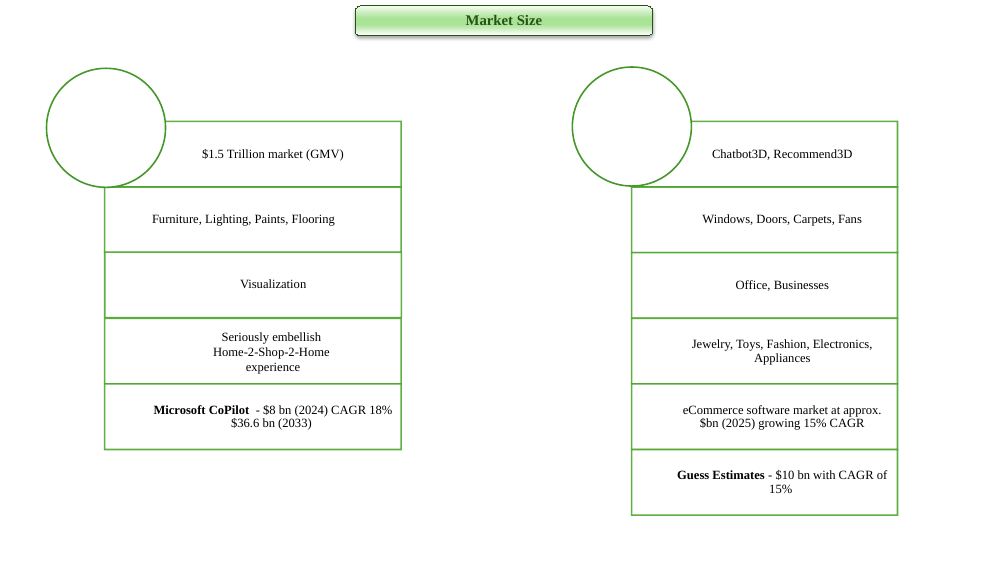
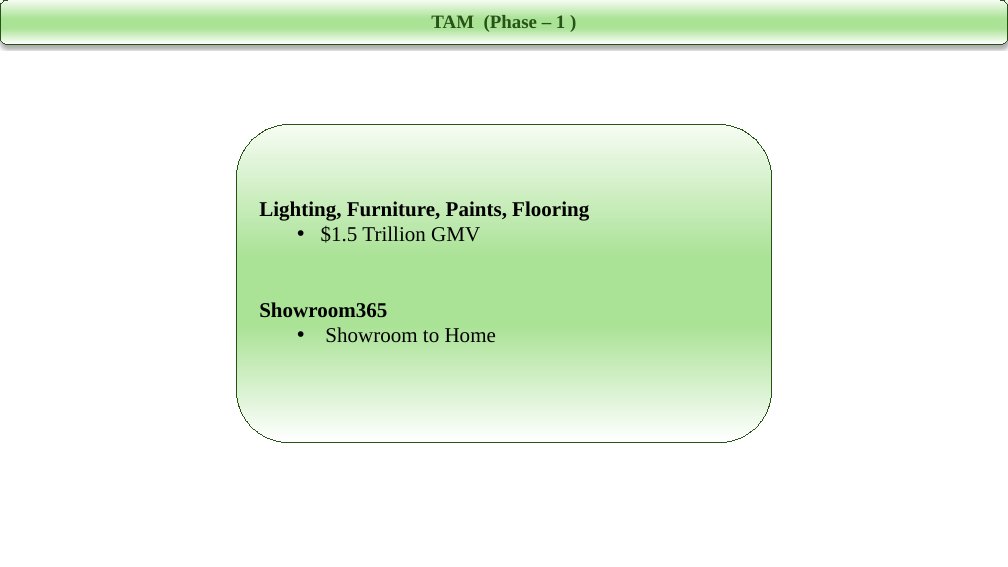
Before and after one commit to rktumuluri63/VC_RK_Investment, a slide deck: slide 5 of Agenda/Girish_Rishi_VisCommerce.pptx (slide 6 before the commit). Drawn at 1008x567 pixels with LibreOffice and Linux fonts; fonts in the diff are those of the drawing. Boxes give left, top, right and bottom in pixels: in the first picture for what was removed or moved away, otherwise in the second. Text is boxed around its words. In the diff, an @@ line names an element or a change of style, - is before the commit and + after.

```diff
--- a/Agenda/Girish_Rishi_VisCommerce.pptx
+++ b/Agenda/Girish_Rishi_VisCommerce.pptx
@@ rounded rectangle "TAM (Phase – 1 )": place and size @@
-rounded rectangle "TAM (Phase – 1 )" at box(355, 6, 653, 36)
+rounded rectangle "TAM (Phase – 1 )" at box(0, 0, 1008, 45)
@@ text in rounded rectangle at box(431, 15, 565, 32): text changed; size 14 to 18 pt @@
-Market Size
+TAM (Phase – 1 )
@@ group removed at box(47, 67, 898, 516): 11 rectangles, 11 texts, 2 ellipses @@
-$1.5 Trillion market (GMV)
-Furniture, Lighting, Paints, Flooring
-Visualization
-Seriously embellish
-Home-2-Shop-2-Home
-experience
-Microsoft CoPilot - $8 bn (2024) CAGR 18% $36.6 bn (2033)
-Chatbot3D, Recommend3D
-Windows, Doors, Carpets, Fans
-Office, Businesses
-Jewelry, Toys, Fashion, Electronics, Appliances
-eCommerce software market at approx. $bn (2025) growing 15% CAGR
-Guess Estimates - $10 bn with CAGR of 15%
@@ rounded rectangle added at box(237, 125, 772, 443), fill gradient #F6FCF3 to #AAE296 to #FFFFFF, outline #275417 0.75 pt, 20 pt, text #000000, bold @@
+Lighting, Furniture, Paints, Flooring
+  • $1.5 Trillion GMV
+Showroom365
+  • Showroom to Home
```
Also in this commit, not shown: 7 other slides changed, 6 slides added, 5 slides removed.
